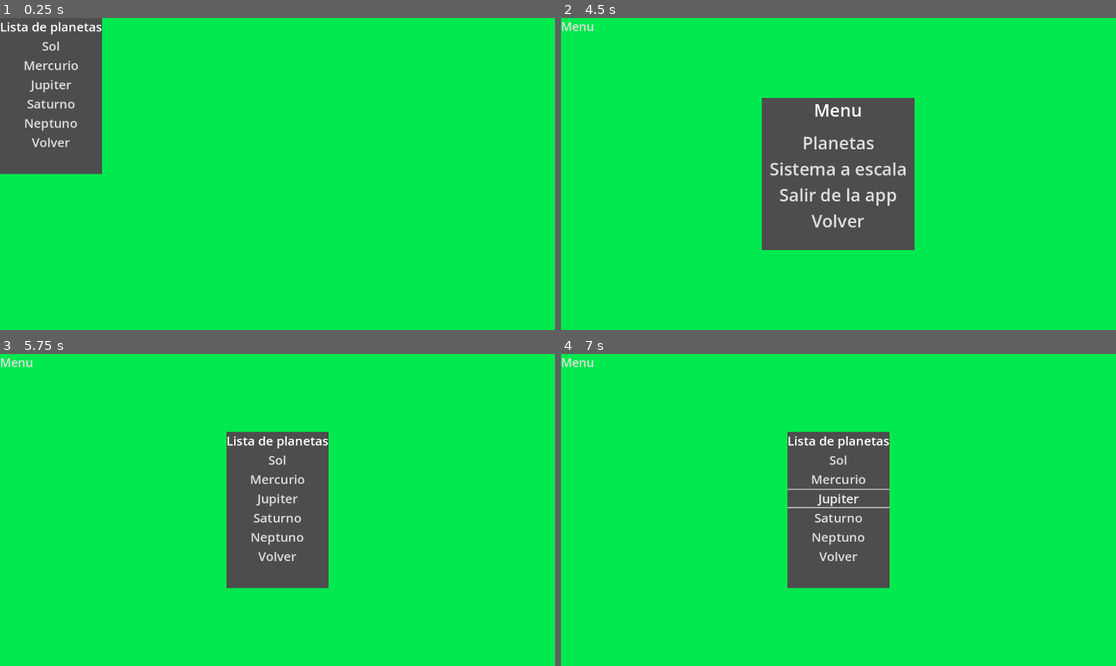
Above: before the commit, frames 1-4 (two rows, left to right).
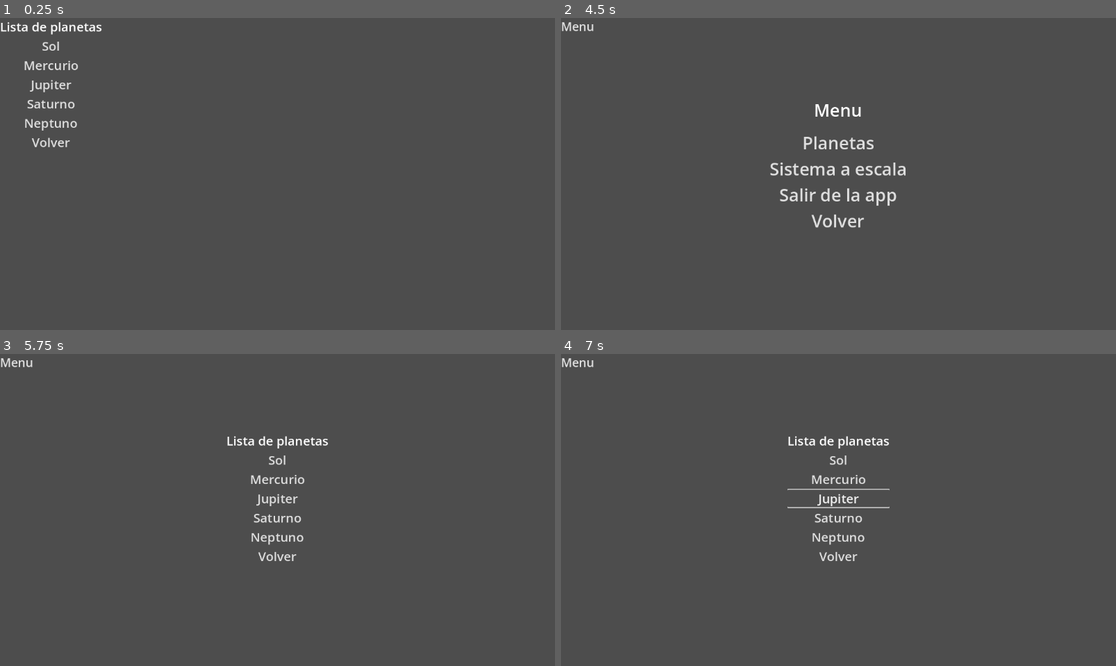
Above: after the commit, the same moments.

Repository: USER1012007/ElvisTec
Game: Godot game, scene res://frontend/main_scene.tscn
Two runs of this game, one before a commit and one after it. Both use one fixed random seed, a clock stepped at 60 frames per second and the inputs below. The project has no main scene, so this scene is started directly.
Inputs (mouse positions are in pixels of both pictures, inside the frame that each line leads up to):
- Up to frame 1 (0.25 s): no input
- Up to frame 2 (4.5 s): click "Menu" at 0.5 s; click "Sol" at 1.25 s; click "Mercurio" at 2 s; click "Saturno" at 2.75 s; click "Neptuno" at 3.5 s; click "Volver" at 4.25 s
- Up to frame 3 (5.75 s): click "Planetas" at 5 s
- Up to frame 4 (7 s): click "Jupiter" at 5.75 s; tap Enter at 6.5 s; move the mouse to (960, 494) at 6.52 s; hold Right (ui_right) from 6.53 s (still down); hold S (camera_down) from 6.53 s (still down)

The runs differ from the first frame. In frame 1, 91% of the frame differs, in the area x 0-100%, y 0-100%; in frame 2, 87%; in frame 3, 91%; in frame 4, 91%.

Commit message:
Nodes renown

Diff:
--- a/frontend/main_scene.tscn
+++ b/frontend/main_scene.tscn
@@ -2,7 +2,7 @@
 
 [ext_resource type="Script" uid="uid://bubt43gelp8kk" path="res://frontend/main_scene.gd" id="1_6hmje"]
 [ext_resource type="Script" uid="uid://dqmlev43wydi" path="res://frontend/menu.gd" id="2_ivsrt"]
-[ext_resource type="Script" uid="uid://bo27wk2nic5m5" path="res://frontend/diseño_button.gd" id="2_rleuo"]
+[ext_resource type="Script" uid="uid://bo27wk2nic5m5" path="res://frontend/Desing_Button.gd" id="2_rleuo"]
 [ext_resource type="Script" uid="uid://bvrsthe6mnias" path="res://frontend/popup_2.gd" id="4_jheov"]
 
 [sub_resource type="StyleBoxFlat" id="StyleBoxFlat_ivsrt"]
@@ -16,21 +16,12 @@
 grow_vertical = 2
 script = ExtResource("1_6hmje")
 
-[node name="ColorRect" type="ColorRect" parent="."]
-layout_mode = 1
-anchors_preset = 15
-anchor_right = 1.0
-anchor_bottom = 1.0
-grow_horizontal = 2
-grow_vertical = 2
-color = Color(1.0588765e-06, 0.9125124, 0.3066011, 1)
-
-[node name="VBoxContainer" type="VBoxContainer" parent="ColorRect"]
+[node name="VBoxContainer" type="VBoxContainer" parent="."]
 layout_mode = 0
 offset_right = 1138.0
 offset_bottom = 634.0
 
-[node name="Button" type="Button" parent="ColorRect/VBoxContainer"]
+[node name="Button" type="Button" parent="VBoxContainer"]
 layout_mode = 2
 size_flags_horizontal = 0
 theme_override_colors/font_hover_color = Color(0.73333335, 0.87058824, 0.05882353, 1)
@@ -58,14 +49,14 @@
 layout_mode = 2
 theme_override_constants/margin_top = 10
 
-[node name="Planetas" type="Button" parent="Popup/VBoxContainer"]
+[node name="Planets" type="Button" parent="Popup/VBoxContainer"]
 layout_mode = 2
 theme_override_colors/font_hover_color = Color(0.73333335, 0.87058824, 0.05882353, 1)
 theme_override_font_sizes/font_size = 36
 text = "Planetas"
 script = ExtResource("2_rleuo")
 
-[node name="Sis_Escala" type="Button" parent="Popup/VBoxContainer"]
+[node name="sys_Solar" type="Button" parent="Popup/VBoxContainer"]
 layout_mode = 2
 theme_override_colors/font_hover_color = Color(0.73333335, 0.87058824, 0.05882353, 1)
 theme_override_font_sizes/font_size = 36
@@ -73,14 +64,14 @@
 "
 script = ExtResource("2_rleuo")
 
-[node name="salir" type="Button" parent="Popup/VBoxContainer"]
+[node name="Exit" type="Button" parent="Popup/VBoxContainer"]
 layout_mode = 2
 theme_override_colors/font_hover_color = Color(0.73333335, 0.87058824, 0.05882353, 1)
 theme_override_font_sizes/font_size = 36
 text = "Salir de la app"
 script = ExtResource("2_rleuo")
 
-[node name="volver" type="Button" parent="Popup/VBoxContainer"]
+[node name="Return" type="Button" parent="Popup/VBoxContainer"]
 layout_mode = 2
 theme_override_colors/font_hover_color = Color(0.73333335, 0.87058824, 0.05882353, 1)
 theme_override_font_sizes/font_size = 36
@@ -104,14 +95,14 @@
 text = "Lista de planetas"
 horizontal_alignment = 1
 
-[node name="Sol" type="Button" parent="Popup2/VBoxContainer"]
+[node name="Sun" type="Button" parent="Popup2/VBoxContainer"]
 layout_mode = 2
 theme_override_colors/font_hover_color = Color(0.73333335, 0.87058824, 0.05882353, 1)
 theme_override_font_sizes/font_size = 26
 text = "Sol"
 script = ExtResource("2_rleuo")
 
-[node name="Mercurio" type="Button" parent="Popup2/VBoxContainer"]
+[node name="Mercury" type="Button" parent="Popup2/VBoxContainer"]
 layout_mode = 2
 theme_override_colors/font_hover_color = Color(0.73333335, 0.87058824, 0.05882353, 1)
 theme_override_font_sizes/font_size = 26
@@ -125,14 +116,14 @@
 text = "Venus"
 script = ExtResource("2_rleuo")
 
-[node name="Tierra" type="Button" parent="Popup2/VBoxContainer"]
+[node name="Eart" type="Button" parent="Popup2/VBoxContainer"]
 visible = false
 layout_mode = 2
 theme_override_colors/font_hover_color = Color(0.73333335, 0.87058824, 0.05882353, 1)
 text = "Tierra"
 script = ExtResource("2_rleuo")
 
-[node name="Marte" type="Button" parent="Popup2/VBoxContainer"]
+[node name="Mars" type="Button" parent="Popup2/VBoxContainer"]
 visible = false
 layout_mode = 2
 theme_override_colors/font_hover_color = Color(0.73333335, 0.87058824, 0.05882353, 1)
@@ -146,31 +137,31 @@
 text = "Jupiter"
 script = ExtResource("2_rleuo")
 
-[node name="Saturno" type="Button" parent="Popup2/VBoxContainer"]
+[node name="Saturn" type="Button" parent="Popup2/VBoxContainer"]
 layout_mode = 2
 theme_override_colors/font_hover_color = Color(0.73333335, 0.87058824, 0.05882353, 1)
 theme_override_font_sizes/font_size = 26
 text = "Saturno"
 script = ExtResource("2_rleuo")
 
-[node name="Neptuno" type="Button" parent="Popup2/VBoxContainer"]
+[node name="Neptune" type="Button" parent="Popup2/VBoxContainer"]
 layout_mode = 2
 theme_override_colors/font_hover_color = Color(0.73333335, 0.87058824, 0.05882353, 1)
 theme_override_font_sizes/font_size = 26
 text = "Neptuno"
 script = ExtResource("2_rleuo")
 
-[node name="Volver2" type="Button" parent="Popup2/VBoxContainer"]
+[node name="Return2" type="Button" parent="Popup2/VBoxContainer"]
 layout_mode = 2
 theme_override_colors/font_hover_color = Color(0.73333335, 0.87058824, 0.05882353, 1)
 theme_override_font_sizes/font_size = 26
 text = "Volver"
 script = ExtResource("2_rleuo")
 
-[connection signal="pressed" from="ColorRect/VBoxContainer/Button" to="." method="_on_button_pressed"]
-[connection signal="pressed" from="Popup/VBoxContainer/Planetas" to="." method="_on_planetas_pressed"]
-[connection signal="pressed" from="Popup/VBoxContainer/Planetas" to="Popup" method="_on_planetas_pressed"]
-[connection signal="pressed" from="Popup/VBoxContainer/salir" to="." method="_on_salir_pressed"]
-[connection signal="pressed" from="Popup/VBoxContainer/volver" to="Popup" method="_on_volver_pressed"]
-[connection signal="pressed" from="Popup2/VBoxContainer/Volver2" to="." method="_on_volver_2_pressed"]
-[connection signal="pressed" from="Popup2/VBoxContainer/Volver2" to="Popup2" method="_on_volver_2_pressed"]
+[connection signal="pressed" from="VBoxContainer/Button" to="." method="_on_button_pressed"]
+[connection signal="pressed" from="Popup/VBoxContainer/Planets" to="." method="_on_planetas_pressed"]
+[connection signal="pressed" from="Popup/VBoxContainer/Planets" to="Popup" method="_on_planetas_pressed"]
+[connection signal="pressed" from="Popup/VBoxContainer/Exit" to="." method="_on_salir_pressed"]
+[connection signal="pressed" from="Popup/VBoxContainer/Return" to="Popup" method="_on_volver_pressed"]
+[connection signal="pressed" from="Popup2/VBoxContainer/Return2" to="." method="_on_volver_2_pressed"]
+[connection signal="pressed" from="Popup2/VBoxContainer/Return2" to="Popup2" method="_on_volver_2_pressed"]
Renamed: frontend/diseño_button.gd -> frontend/Desing_Button.gd
Renamed: frontend/diseño_button.gd.uid -> frontend/Desing_Button.gd.uid
Not shown, removed: assets/tiles/mercury/.gitignore
Not shown, removed: assets/tiles/venus/.gitignore
